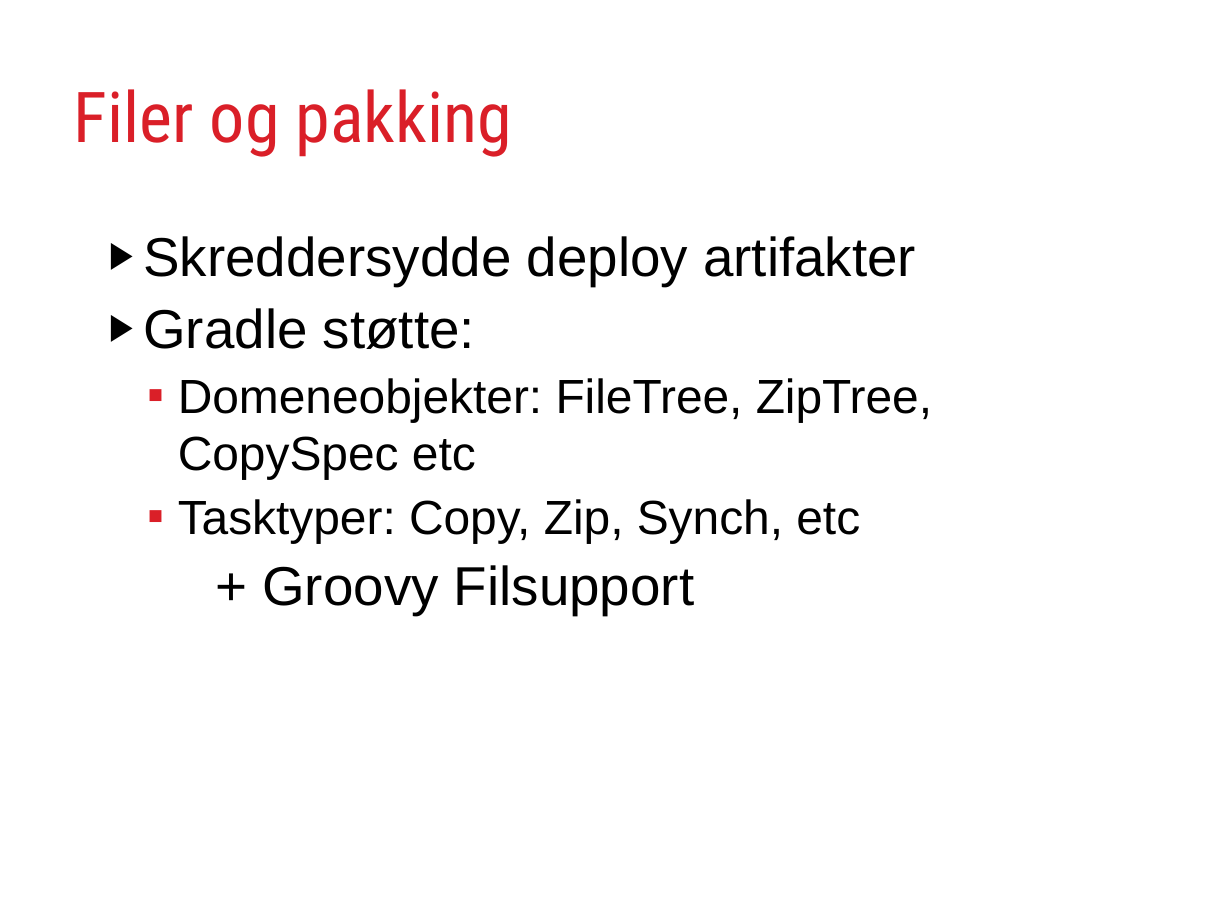
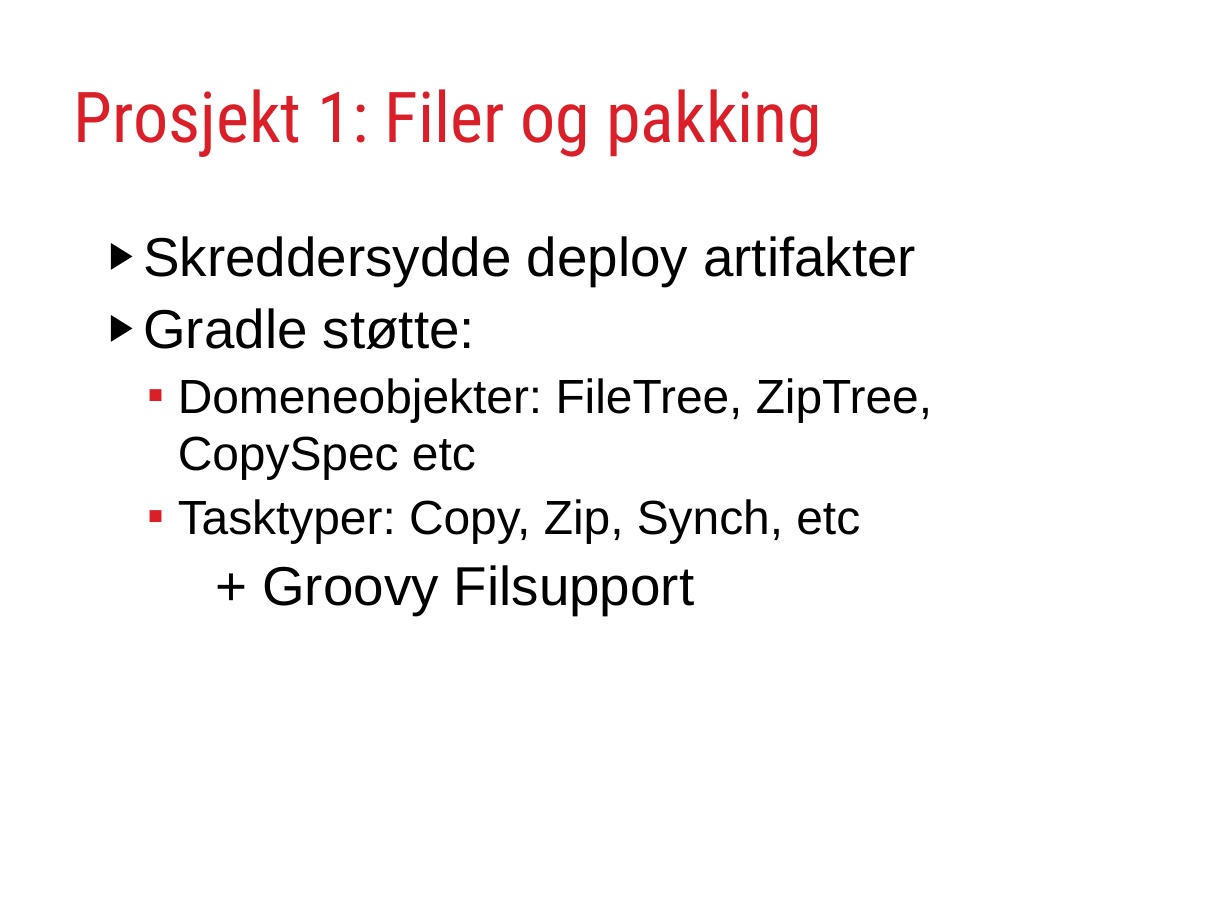
Before and after one commit to rundis/GradleJZ2012, a slide deck: slide 11 of GradleYourBuild.ppt (slide 10 before the commit). Drawn at 1232x924 pixels with LibreOffice and Linux fonts; fonts in the diff are those of the drawing. Boxes give left, top, right and bottom in pixels: in the first picture for what was removed or moved away, otherwise in the second. Text is boxed around its words. In the diff, an @@ line names an element or a change of style, - is before the commit and + after.

```diff
--- a/GradleYourBuild.ppt
+++ b/GradleYourBuild.ppt
@@ title at [74,89,822,157]: text changed @@
-Filer og pakking
+Prosjekt 1: Filer og pakking
```
Also in this commit, not shown: 16 other slides changed, 6 slides added, 8 slides removed.
